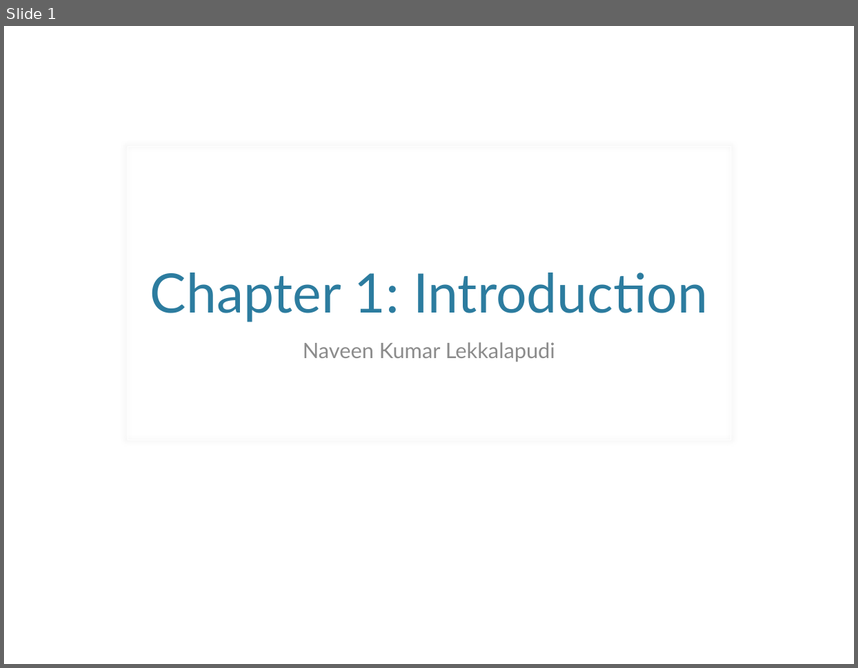
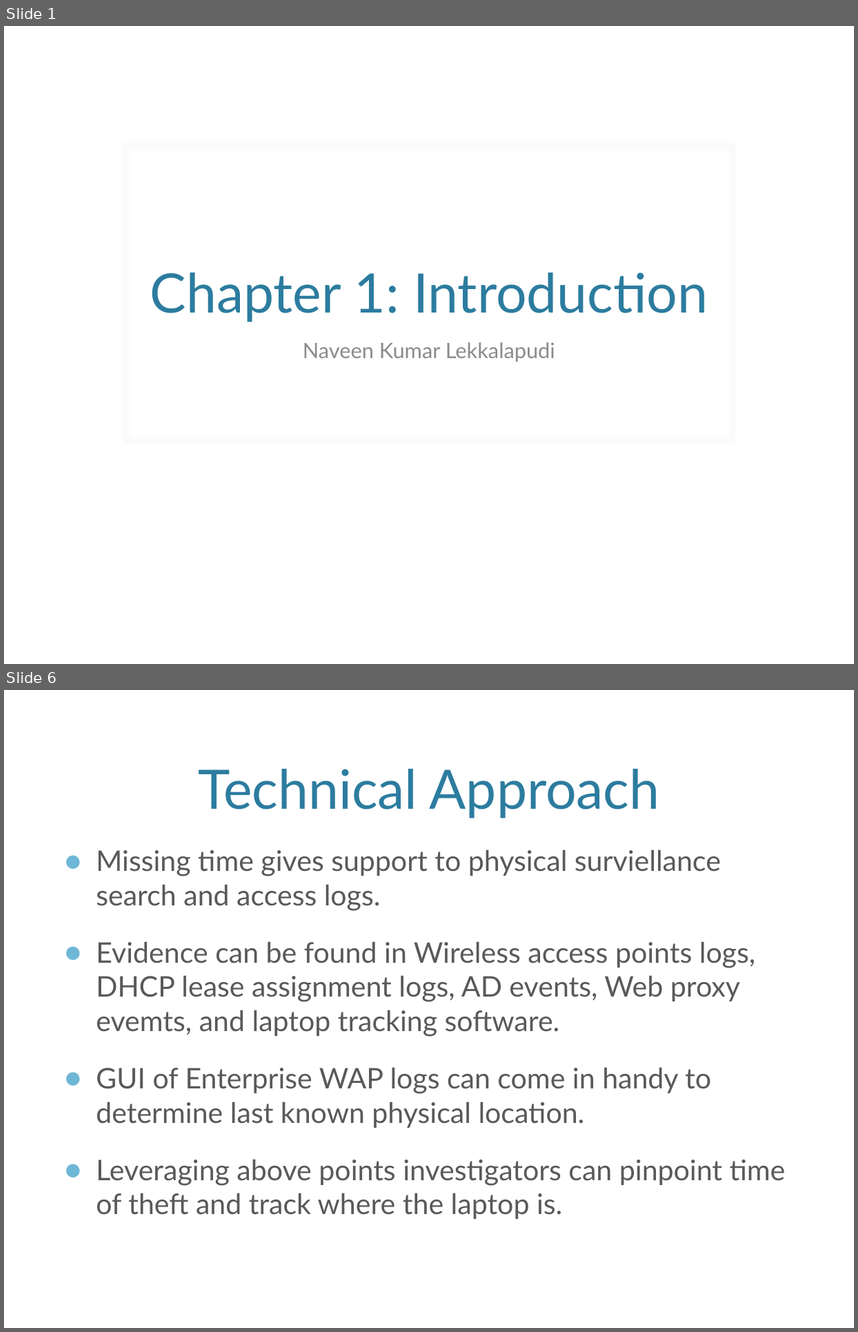
Before and after one commit to nave91/CS695NetForensics, a slide deck: Ch1.Introduction.pptx. Shown one above the other, each under a label of ours: slide 1 before the commit, slides 1 and 6 after it; the slides between them are not shown. The pictures are 858x668 and 858x1332 pixels, drawn with LibreOffice and Linux fonts; fonts in the diff are those of the drawing; background and template pictures are left out. Boxes give left, top, right and bottom in pixels: in the first picture for what was removed or moved away, otherwise in the second. Text is boxed around its words. In the diff, an @@ line names an element or a change of style, - is before the commit and + after.

```diff
--- a/Ch1.Introduction.pptx
+++ b/Ch1.Introduction.pptx
@@ slide 6 added at box(4, 690, 854, 1328), background picture (left out) @@
@@ title added at box(198, 769, 660, 818), 46 pt, text #2C7C9F @@
+Technical Approach
@@ text added at box(96, 849, 786, 1219), 24 pt, text #595959 @@
+● Missing time gives support to physical surviellance search and access logs.
+● Evidence can be found in Wireless access points logs, DHCP lease assignment logs, AD events, Web proxy evemts, and laptop tracking software.
+● GUI of Enterprise WAP logs can come in handy to determine last known physical location.
+● Leveraging above points investigators can pinpoint time of theft and track where the laptop is.
```
Also in this commit, not shown: 21 other slides added.
